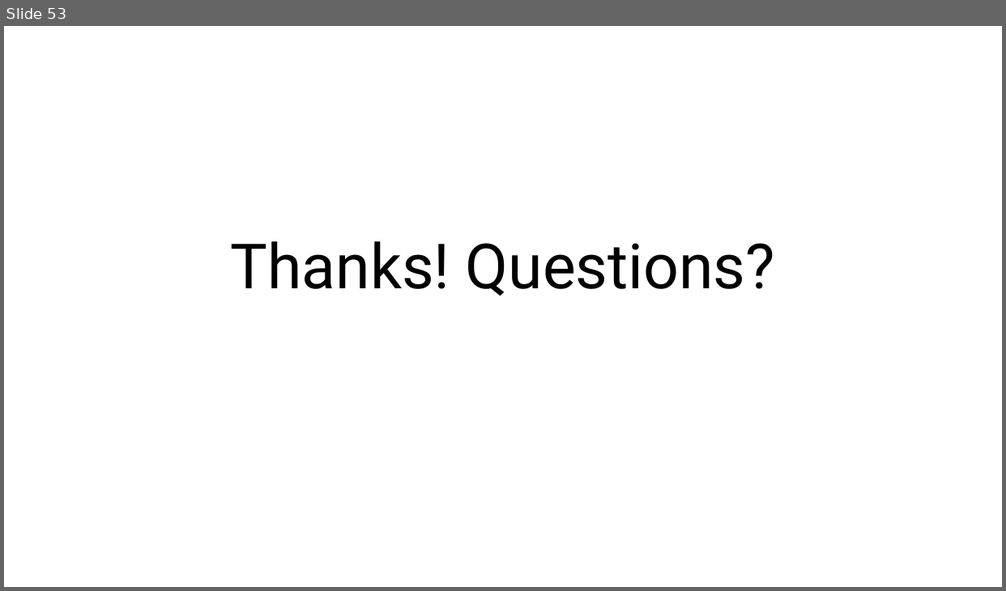
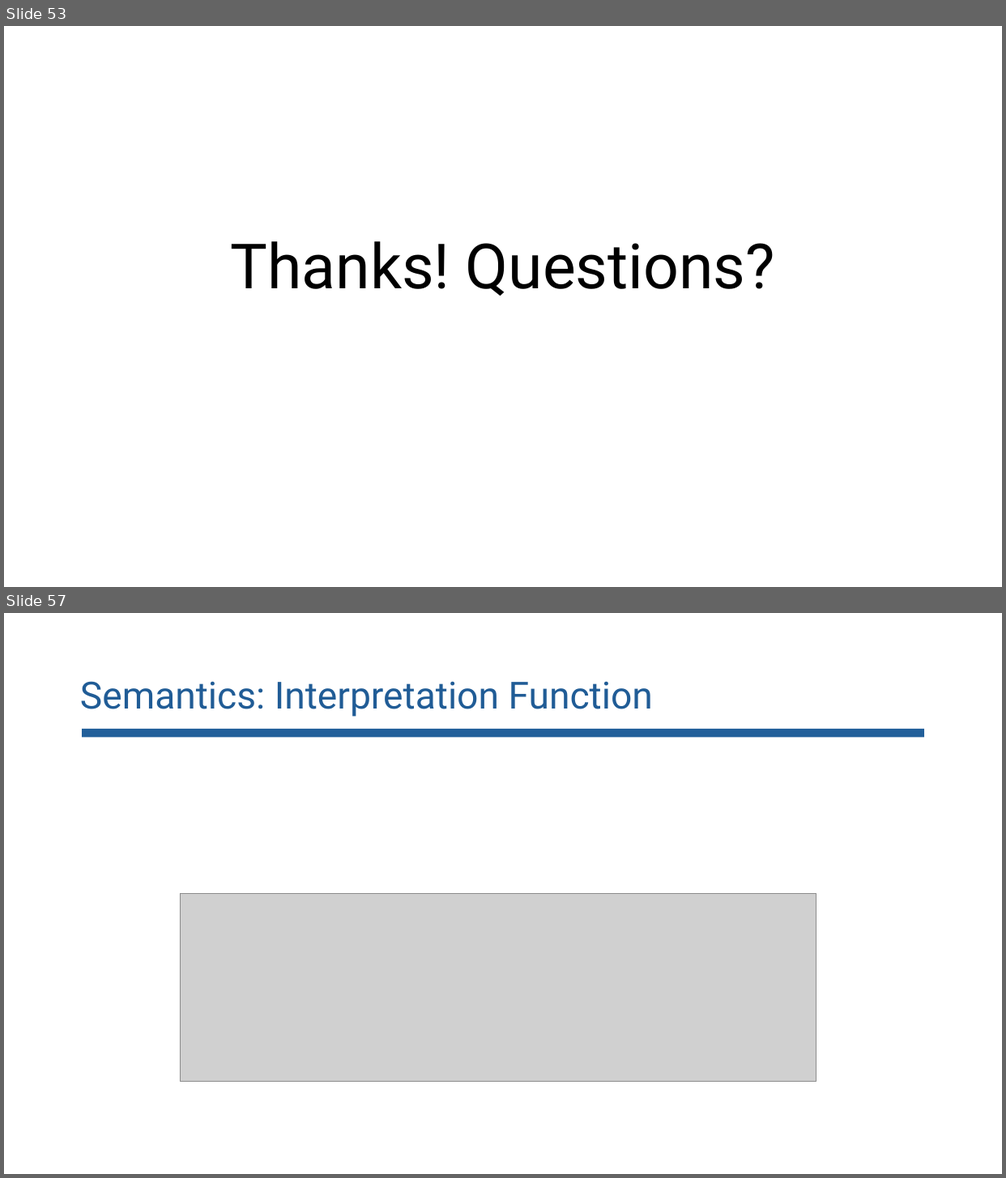
Before and after one commit to lorchrob/goblin_slides, a slide deck: goblin_slides.pptx. Shown one above the other, each under a label of ours: slide 53 before the commit, slides 53 and 57 after it; the slides between them are not shown. The pictures are 1006x591 and 1006x1178 pixels, drawn with LibreOffice and Linux fonts; fonts in the diff are those of the drawing; grey boxes stand for pictures. Boxes give left, top, right and bottom in pixels: in the first picture for what was removed or moved away, otherwise in the second. Text is boxed around its words. In the diff, an @@ line names an element or a change of style, - is before the commit and + after.

```diff
--- a/goblin_slides.pptx
+++ b/goblin_slides.pptx
@@ slide 57 added at (4,613,1002,1174), background #FFFFFF @@
@@ title added at (80,681,653,717), 36 pt, text #205C96 @@
+Semantics: Interpretation Function
@@ rectangle added at (82,729,924,737), fill #215F9A @@
@@ picture added at (180,894,816,1082) @@
```
Also in this commit, not shown: 7 other slides added, 1 slide removed.
